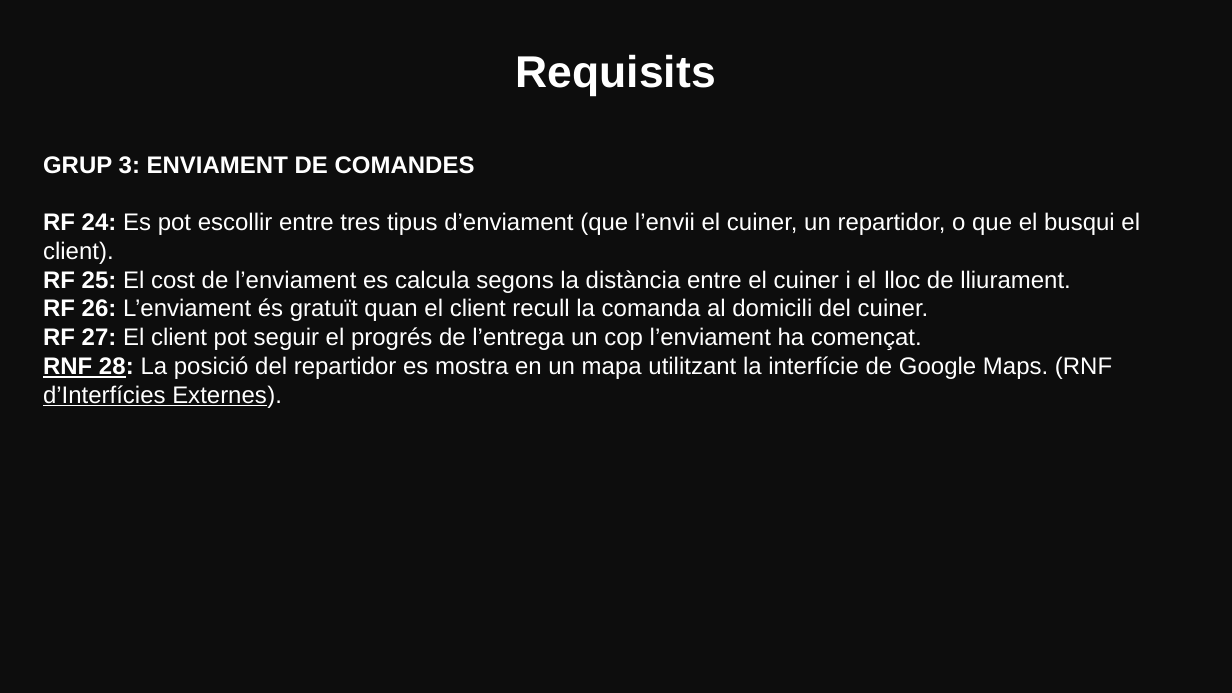
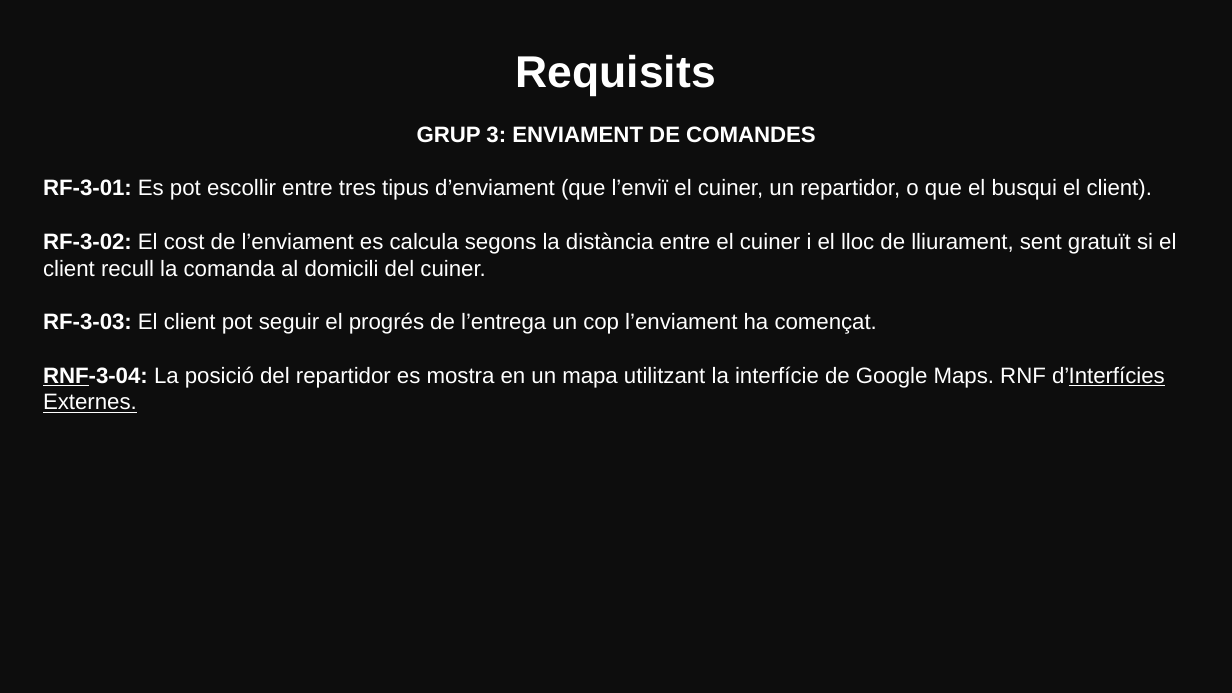
Before and after one commit to marinamceb/ES26UAB-431-05, a slide deck: slide 8 of Documents/Sprint_Reviews/Sprint_Review01.pptx (slide 7 before the commit). Drawn at 1232x693 pixels with LibreOffice and Linux fonts; fonts in the diff are those of the drawing. Boxes give left, top, right and bottom in pixels: in the first picture for what was removed or moved away, otherwise in the second. Text is boxed around its words. In the diff, an @@ line names an element or a change of style, - is before the commit and + after.

```diff
--- a/Documents/Sprint_Reviews/Sprint_Review01.pptx
+++ b/Documents/Sprint_Reviews/Sprint_Review01.pptx
@@ text at bbox=[417, 126, 816, 143]: size 14 to 13 pt in "GRUP 3: ENVIAMENT DE COMANDES"; alignment left to centre @@
@@ text at bbox=[43, 179, 1176, 413]: text changed; size 14 to 13 pt @@
-RF 24: Es pot escollir entre tres tipus d’enviament (que l’envii el cuiner, un repartidor, o que el busqui el client).
-RF 25: El cost de l’enviament es calcula segons la distància entre el cuiner i el lloc de lliurament.
-RF 26: L’enviament és gratuït quan el client recull la comanda al domicili del cuiner.
-RF 27: El client pot seguir el progrés de l’entrega un cop l’enviament ha començat.
-RNF 28: La posició del repartidor es mostra en un mapa utilitzant la interfície de Google Maps. (RNF d’Interfícies Externes).
+RF-3-01: Es pot escollir entre tres tipus d’enviament (que l’enviï el cuiner, un repartidor, o que el busqui el client).
+RF-3-02: El cost de l’enviament es calcula segons la distància entre el cuiner i el lloc de lliurament, sent gratuït si el client recull la comanda al domicili del cuiner.
+RF-3-03: El client pot seguir el progrés de l’entrega un cop l’enviament ha començat.
+RNF-3-04: La posició del repartidor es mostra en un mapa utilitzant la interfície de Google Maps. RNF d’Interfícies Externes.
```
Also in this commit, not shown: 7 other slides changed, 1 slide added, 2 other files.
